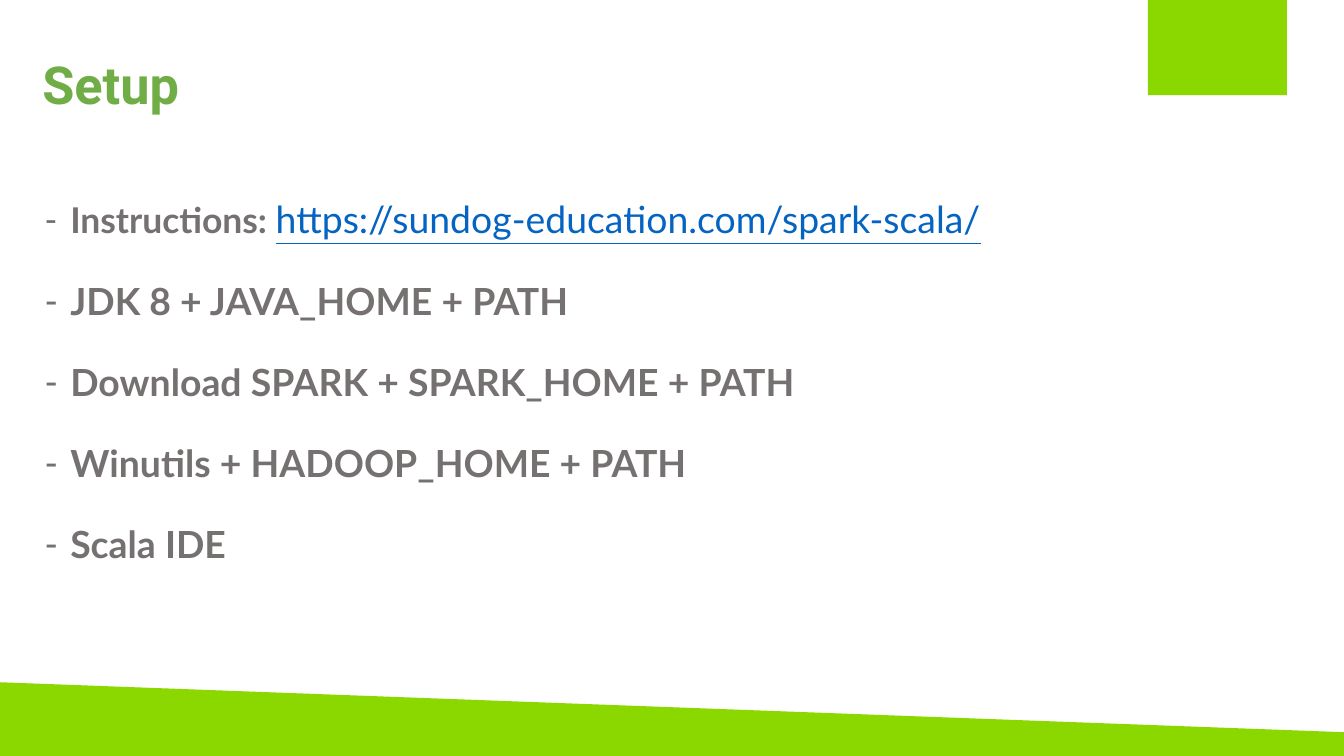
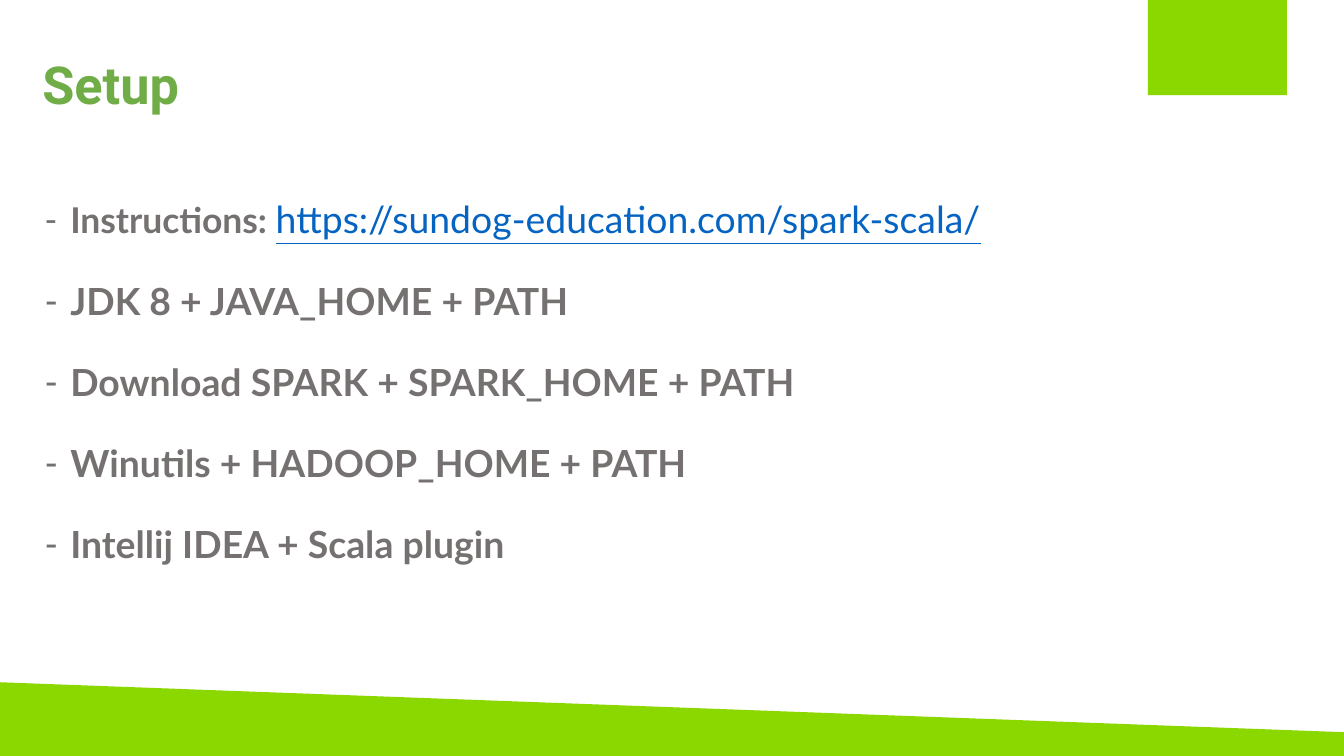
Before and after one commit to bogdannb/scala_spark_course, a slide deck: slide 2 of 1_Setup/Setup.pptx. Drawn at 1344x756 pixels with LibreOffice and Linux fonts; fonts in the diff are those of the drawing; background and template pictures are left out. Boxes give left, top, right and bottom in pixels: in the first picture for what was removed or moved away, otherwise in the second. Text is boxed around its words. In the diff, an @@ line names an element or a change of style, - is before the commit and + after.

Commit message:
Use Intellij instead of Scala IDE

```diff
--- a/1_Setup/Setup.pptx
+++ b/1_Setup/Setup.pptx
@@ text at <box>70,530,505,565</box>: text changed @@
-– Scala IDE
+– Intellij IDEA + Scala plugin
```
Also in this commit, not shown: 35 other files.
